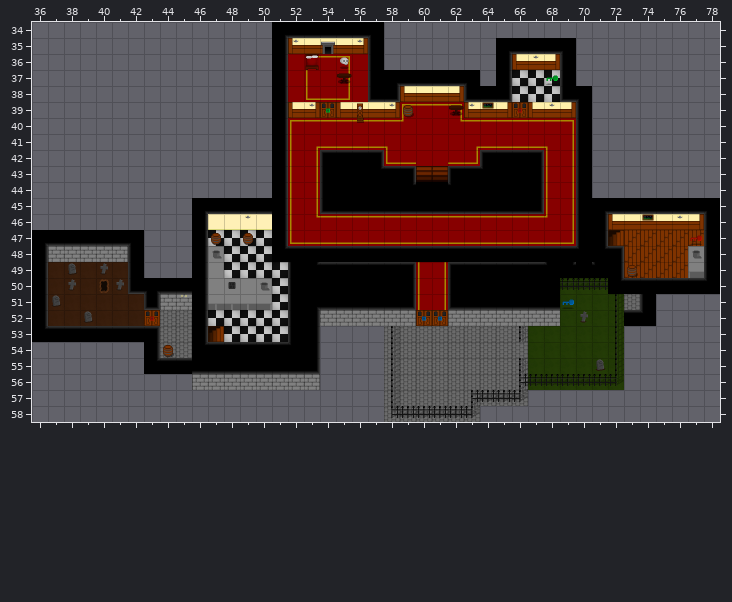
An edit to a level. Tiled map (JSON), data/maps/test4.json. The picture above is the old version.
Cells are 32x32 px. Shown: x 36..78, y 34..58.
And afterwards:
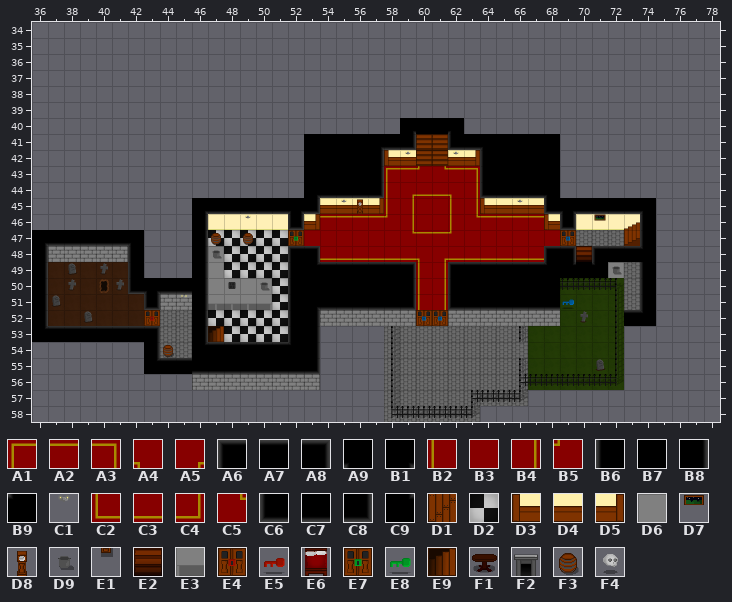
Key: from "baseTiles": A1 0, A2 1, A3 2, A4 3, A5 4, A6 5, A7 6, A8 7, A9 8, B1 9, B2 20, B3 21, B4 22, B5 23, B6 25, B7 26, B8 27, B9 28, C1 29, C2 40, C3 41, C4 42, C5 43, C6 45, C7 46, C8 47, C9 48, D1 63, D2 64, D3 80, D4 81, D5 82, D6 83, D7 88, D8 100, D9 102, E1 120, E2 122 "stairs", E3 123, E4 142 "door", E5 143 "key_red", E6 148, E7 162 "door", E8 163 "key_green", E9 181 "stairs", F1 182, F2 183, F3 184, F4 185 "skull".
__ is an empty cell.
Objects are placed by their top-left corner, in cells (3,4 is the top-left corner of cell 3,4); size is 1x1 cell unless given.
Tiles replaced or removed in this view: A1, A2, A3, A4, A5, A6, A7, A8, A9, B1, B2, B3, B4, B5, B6, B7, B8, B9, C2, C3, C4, C5, C6, C7, C8, C9, D1, D2, D3, D4, D5, D6, E3.
Changes in this commit:
Changed rows in their new state; .. is an unchanged cell.
Layer "First Floor/Tile Layer" (now hidden):
first column x 51:
34 __ __ __ __ __ __ __ .. .. .. .. .. .. .. .. .. .. .. .. .. .. .. .. .. .. .. .. ..
35 __ __ __ __ __ __ __ .. .. .. .. .. .. .. __ __ __ __ __ .. .. .. .. .. .. .. .. ..
36 __ __ __ __ __ __ __ .. .. .. .. .. .. .. __ __ __ __ __ .. .. .. .. .. .. .. .. ..
37 __ __ __ __ __ __ __ __ __ __ __ __ __ .. __ __ __ __ __ .. .. .. .. .. .. .. .. ..
38 __ __ __ __ __ __ __ __ __ __ __ __ __ __ __ __ __ __ __ __ .. .. .. .. .. .. .. ..
39 __ __ __ __ __ __ __ __ __ __ __ __ __ __ __ __ __ __ __ __ .. .. .. .. .. .. .. ..
40 __ __ __ __ __ __ __ __ __ __ __ __ __ __ __ __ __ __ __ __ .. .. .. .. .. .. .. ..
41 __ __ __ __ __ __ __ __ __ __ __ __ __ __ __ __ __ __ __ __ .. .. .. .. .. .. .. ..
42 __ __ __ __ __ __ __ __ __ __ __ __ __ __ __ __ __ __ __ __ .. .. .. .. .. .. .. ..
43 __ __ __ __ .. .. __ __ __ __ __ __ __ __ .. .. __ __ __ __ .. .. .. .. .. .. .. ..
44 __ __ __ __ __ __ __ __ __ __ __ __ __ __ __ __ __ __ __ __ .. .. .. .. .. .. .. ..
45 __ __ __ __ __ __ __ __ __ __ __ __ __ __ __ __ __ __ __ __ __ .. .. __ __ __ __ __
46 __ __ __ .. .. .. .. __ __ __ __ __ __ .. .. .. .. __ __ __ __ __ __ __ __ __ __ __
47 __ __ __ __ __ __ __ __ __ __ __ __ __ __ __ __ __ __ __ __ __ __ __ __ __ __ __ __
48 __ __ __ __ __ __ __ __ __ __ __ __ __ __ __ __ __ __ __ __ __ __ __ __ __ __ __ __
49 .. .. .. .. .. .. .. .. .. .. .. .. .. .. .. .. .. .. .. .. .. __ __ __ __ __ __ __
50 .. .. .. .. .. .. .. .. .. .. .. .. .. .. .. .. .. .. .. .. .. __ __ __ __ __ __ __
Layer "First Floor/Object Layer" (now hidden):
removed: C1 at 52,35
removed: C1 at 56,35
removed: F2 at 54,35
removed: C1 at 67,36
removed: F4 "skull" at 55,36
removed: E6 at 53,36
removed: E8 "key_green" at 68,37
removed: F1 at 55,37
removed: D8 at 56,39
removed: E4 "door" at 66,39
removed: E7 "door" at 54,39
removed: D7 at 64,39
removed: C1 at 58,39
removed: C1 at 63,39
removed: C1 at 68,39
removed: C1 at 53,39
removed: F1 at 62,39
removed: F3 at 59,39
removed: E1 at 56,40
removed: E2 "stairs" at 60,43
removed: E2 "stairs" at 61,43
removed: D7 at 74,46
removed: C1 at 76,46
removed: E9 "stairs" at 72,47
removed: E5 "key_red" at 77,47
removed: D9 at 77,48
removed: F3 at 73,49
Pixel boxes of the changes (left, top, right, bottom) in both pictures:
removed: (272, 22, 720, 294)
